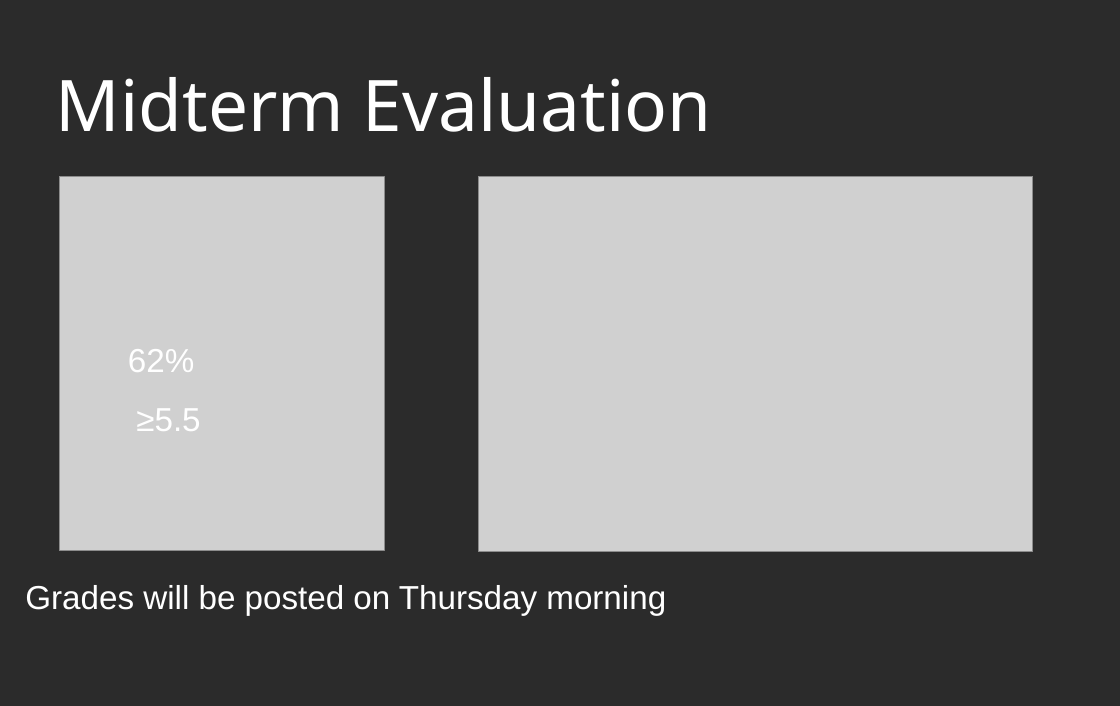
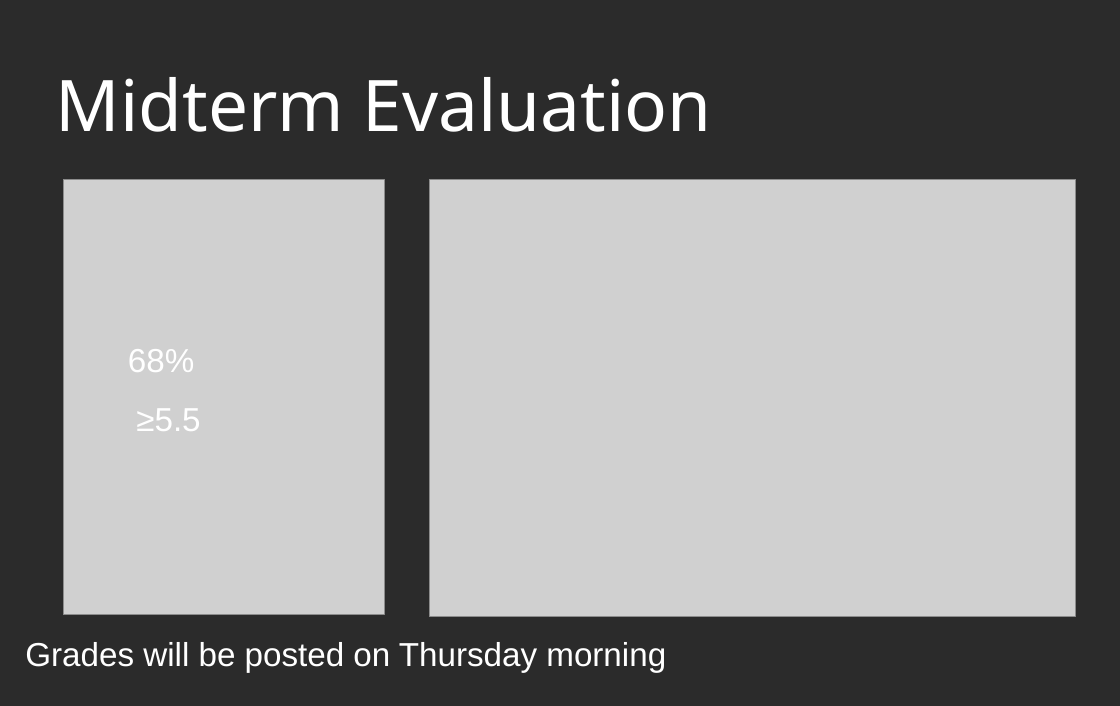
Before and after one commit to annalenalamprecht/CoTaPP, a slide deck: slide 4 of Lecture Notes/12 Midterm Evaluation.odp. Drawn at 1120x706 pixels with LibreOffice and Linux fonts; fonts in the diff are those of the drawing; grey boxes stand for pictures; background and template pictures are left out; a plain dark background stands for a picture behind light text. Boxes give left, top, right and bottom in pixels: in the first picture for what was removed or moved away, otherwise in the second. Text is boxed around its words. In the diff, an @@ line names an element or a change of style, - is before the commit and + after.

Commit message:
update grades

```diff
--- a/Lecture Notes/12 Midterm Evaluation.odp
+++ b/Lecture Notes/12 Midterm Evaluation.odp
@@ picture: place and size @@
-picture at bbox=[60, 177, 384, 551]
+picture at bbox=[63, 179, 384, 615]
@@ picture: place and size @@
-picture at bbox=[478, 176, 1033, 551]
+picture at bbox=[429, 179, 1076, 616]
@@ text at bbox=[128, 349, 194, 372]: text changed @@
-62%
+68%
@@ text "Grades will be posted on ...": place and size @@
-text "Grades will be posted on ..." at bbox=[25, 585, 666, 615]
+text "Grades will be posted on ..." at bbox=[25, 642, 666, 672]
```
Also in this commit, not shown: 4 other slides changed, 8 slides removed.
